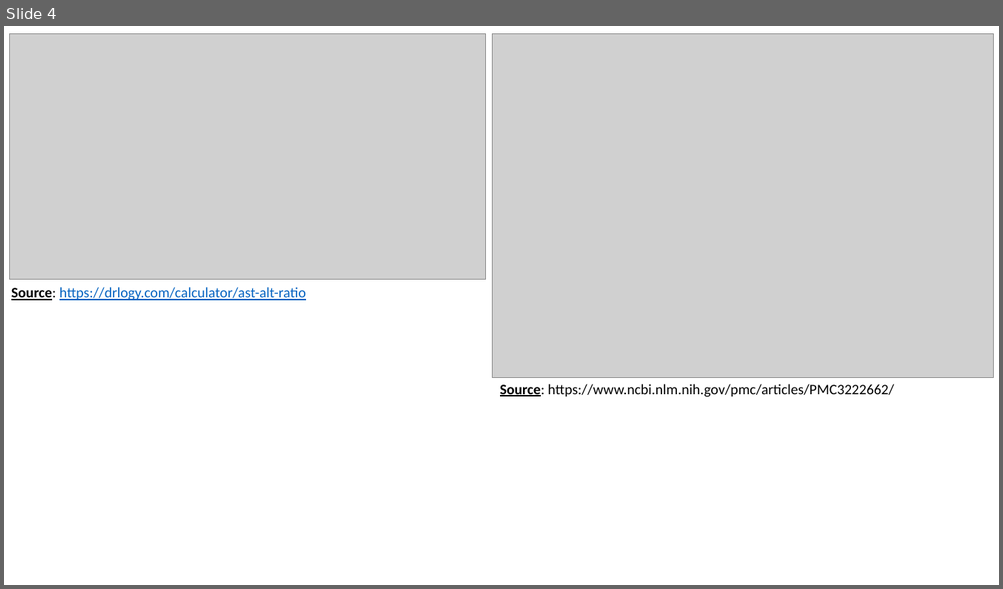
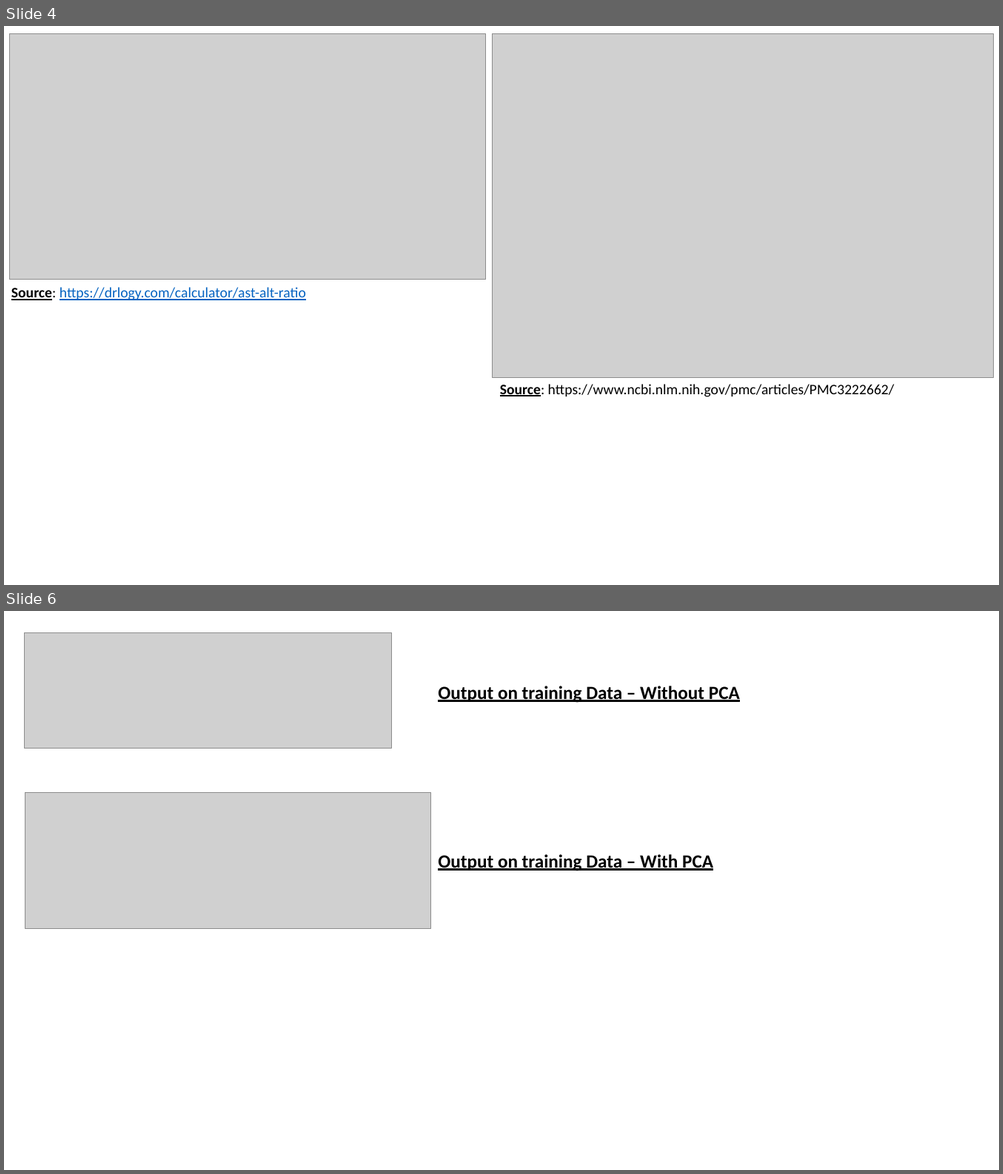
Before and after one commit to sky-akash/statistical_learning_smoking_group_project, a slide deck: Presentation_Statistical Learning_Explorers.pptx. Shown one above the other, each under a label of ours: slide 4 before the commit, slides 4 and 6 after it; the slides between them are not shown. The pictures are 1003x589 and 1003x1174 pixels, drawn with LibreOffice and Linux fonts; fonts in the diff are those of the drawing; grey boxes stand for pictures. Boxes give left, top, right and bottom in pixels: in the first picture for what was removed or moved away, otherwise in the second. Text is boxed around its words. In the diff, an @@ line names an element or a change of style, - is before the commit and + after.

```diff
--- a/Presentation_Statistical Learning_Explorers.pptx
+++ b/Presentation_Statistical Learning_Explorers.pptx
@@ slide 6 added at (4,611,999,1170), background #FFFFFF @@
@@ picture added at (24,632,391,749) @@
@@ text added at (438,686,740,703), 18 pt, text #000000, bold, underline @@
+Output on training Data – Without PCA
@@ picture added at (25,792,431,929) @@
@@ text added at (438,854,713,871), 18 pt, text #000000, bold, underline @@
+Output on training Data – With PCA
```
Also in this commit, not shown: 21 other slides added.
